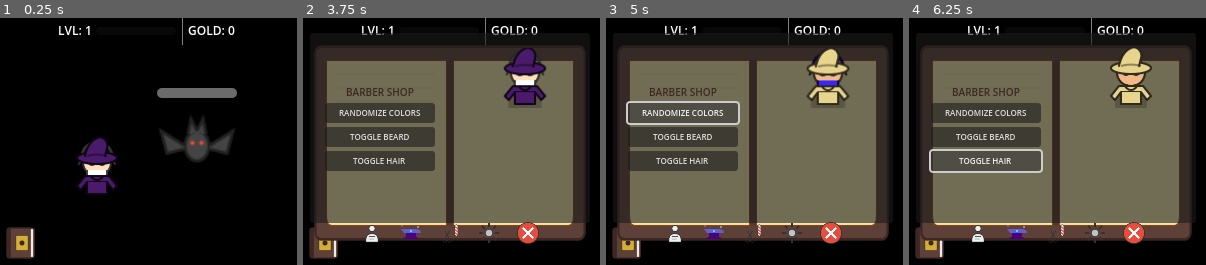
Above: before the commit, frames 1-4 (left to right).
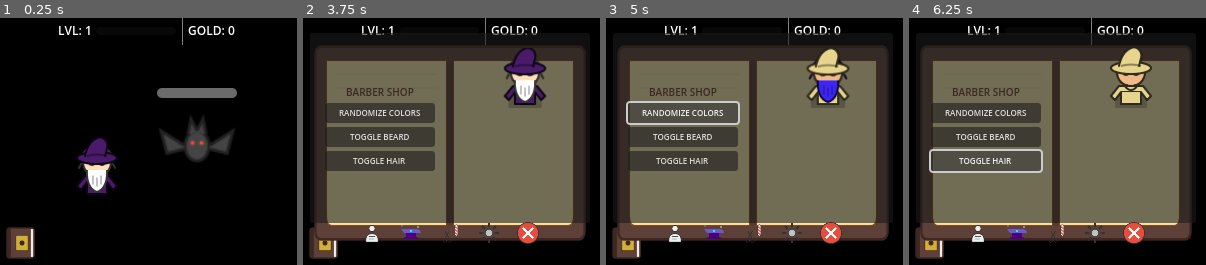
Above: after the commit, the same moments.

Repository: dgcarlucci/cast-lock
Game: Godot game, scene res://scenes/Main.tscn
Two runs of this game, one before a commit and one after it. Both use one fixed random seed, a clock stepped at 60 frames per second and the inputs below.
Inputs (mouse positions are in pixels of both pictures, inside the frame that each line leads up to):
- Up to frame 1 (0.25 s): no input
- Up to frame 2 (3.75 s): click (323, 242) at 0.5 s; click (371, 232) at 1.25 s; click (409, 232) at 2 s; click "CRAFT (10G)" at 2.75 s; click (448, 232) at 3.5 s
- Up to frame 3 (5 s): click "RANDOMIZE COLORS" at 4.25 s
- Up to frame 4 (6.25 s): click "TOGGLE BEARD" at 5 s; click "TOGGLE HAIR" at 5.75 s

The runs differ from the first frame. In frame 1, 0.5% of the frame differs, in the area x 26-40%, y 50-71%; in frame 2, 0.5%; in frame 3, 0.5%, in the area x 68-82%, y 14-35%; in frame 4, nothing differs.

Commit message:
fix: adjust wizard layer order and hair alignment

Diff:
--- a/resources/wizard/hair_basic.svg
+++ b/resources/wizard/hair_basic.svg
@@ -1,5 +1,5 @@
 <svg width="64" height="64" viewBox="0 0 64 64" fill="none" xmlns="http://www.w3.org/2000/svg">
-  <!-- Messy Hair -->
-  <path d="M18 24C16 20 18 10 32 8C46 10 48 20 46 24" stroke="#333" stroke-width="3" stroke-linecap="round"/>
-  <path d="M16 26L14 30M48 26L50 30" stroke="#333" stroke-width="2" stroke-linecap="round"/>
+  <!-- Messy Hair (Shifted down to hug head) -->
+  <path d="M18 28C16 24 18 14 32 12C46 14 48 24 46 28" stroke="#333" stroke-width="3" stroke-linecap="round"/>
+  <path d="M16 30L14 34M48 30L50 34" stroke="#333" stroke-width="2" stroke-linecap="round"/>
 </svg>
--- a/scenes/Wizard.tscn
+++ b/scenes/Wizard.tscn
@@ -24,6 +24,11 @@
 centered = false
 offset = Vector2(-32, -64)
 
+[node name="Robe" type="Sprite2D" parent="Layers"]
+texture = ExtResource("3_robe")
+centered = false
+offset = Vector2(-32, -64)
+
 [node name="Hair" type="Sprite2D" parent="Layers"]
 texture = ExtResource("6_hair")
 centered = false
@@ -31,11 +36,6 @@
 
 [node name="Beard" type="Sprite2D" parent="Layers"]
 texture = ExtResource("7_beard")
-centered = false
-offset = Vector2(-32, -64)
-
-[node name="Robe" type="Sprite2D" parent="Layers"]
-texture = ExtResource("3_robe")
 centered = false
 offset = Vector2(-32, -64)
 
Not shown, added: resources/close_icon.svg.import
